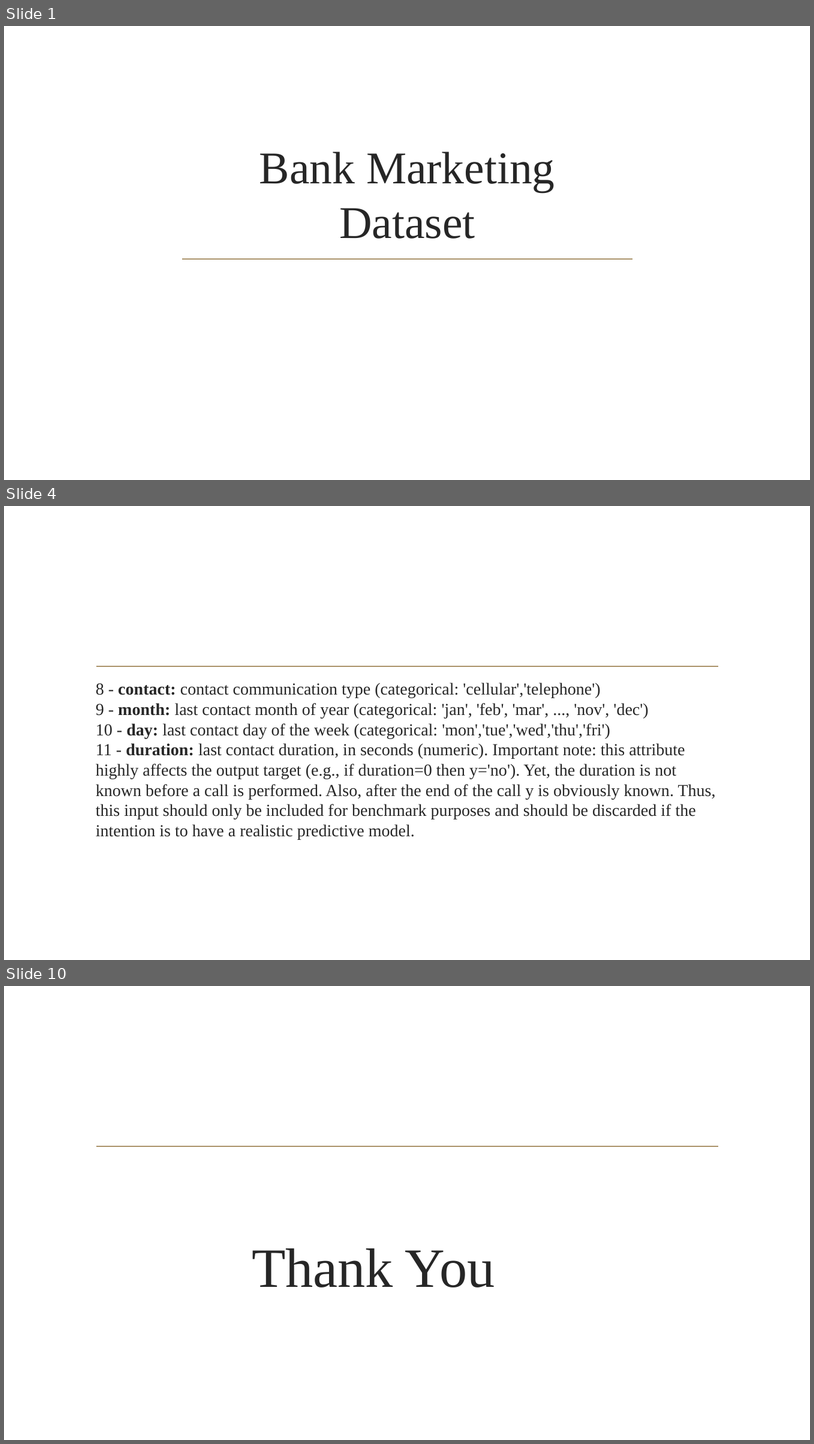
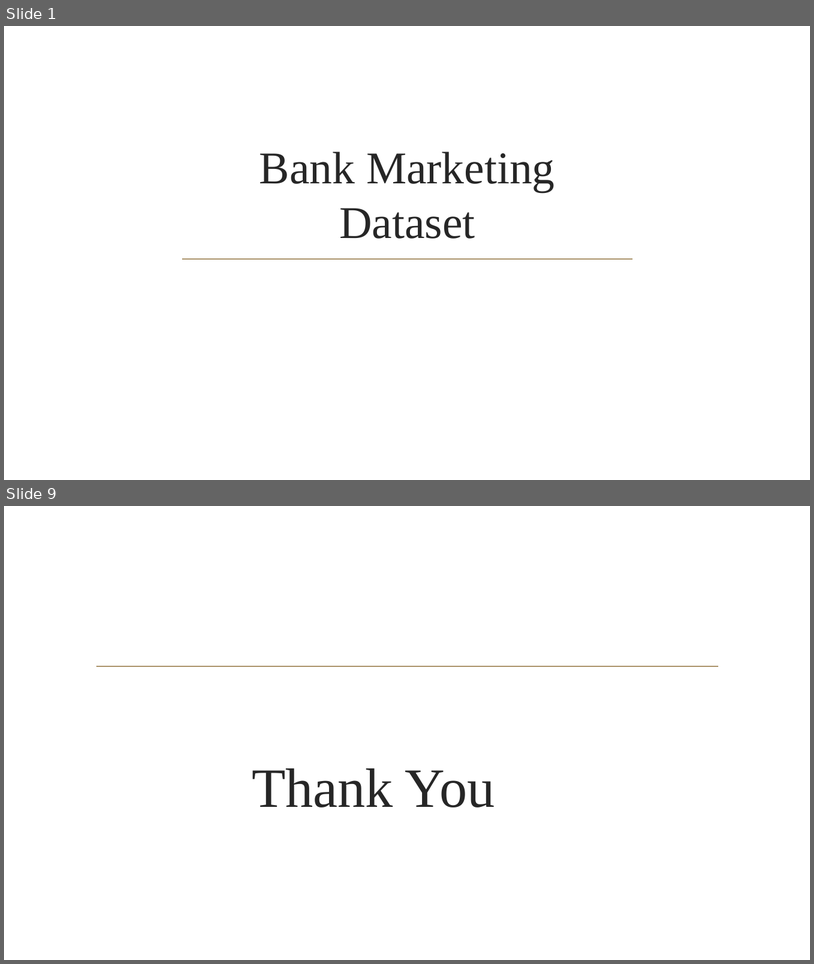
Before and after one commit to Kandarp94/GAMA-Training, a slide deck: Bank Marketing Dataset.pptx. Shown one above the other, each under a label of ours: slides 1, 4 and 10 before the commit, slides 1 and 9 after it; the slides between them are not shown. The pictures are 814x1444 and 814x964 pixels, drawn with LibreOffice and Linux fonts; fonts in the diff are those of the drawing; background and template pictures are left out. Boxes give left, top, right and bottom in pixels: in the first picture for what was removed or moved away, otherwise in the second. Text is boxed around its words. In the diff, an @@ line names an element or a change of style, - is before the commit and + after.

```diff
--- a/Bank Marketing Dataset.pptx
+++ b/Bank Marketing Dataset.pptx
@@ slide 4 removed at [4, 506, 810, 960], background picture (left out); not listed: 1 template element that a slide beside it also shows @@
@@ text removed at [96, 682, 716, 839] @@
-8 - contact: contact communication type (categorical: 'cellular','telephone')
-9 - month: last contact month of year (categorical: 'jan', 'feb', 'mar', ..., 'nov', 'dec')
-10 - day: last contact day of the week (categorical: 'mon','tue','wed','thu','fri')
-11 - duration: last contact duration, in seconds (numeric). Important note: this attribute highly affects the output target (e.g., if duration=0 then y='no'). Yet, the duration is not known before a call is performed. Also, after the end of the call y is obviously known. Thus, this input should only be included for benchmark purposes and should be discarded if the intention is to have a realistic predictive model.
@@ what was slide 10 is now slide 9 @@
```
Also in this commit, not shown: 6 slides changed, 1 slide added, 1 other slide removed.
